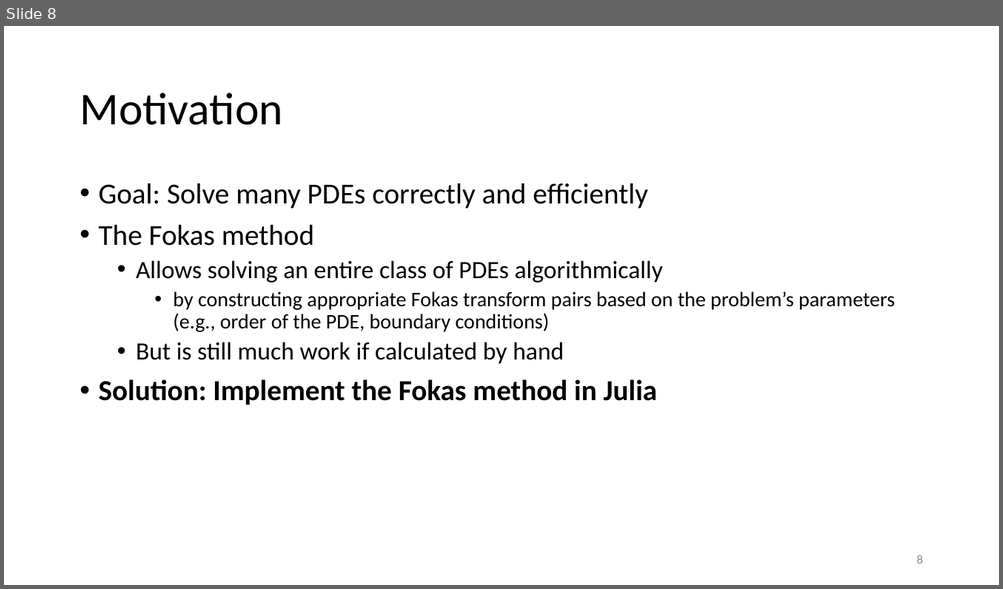
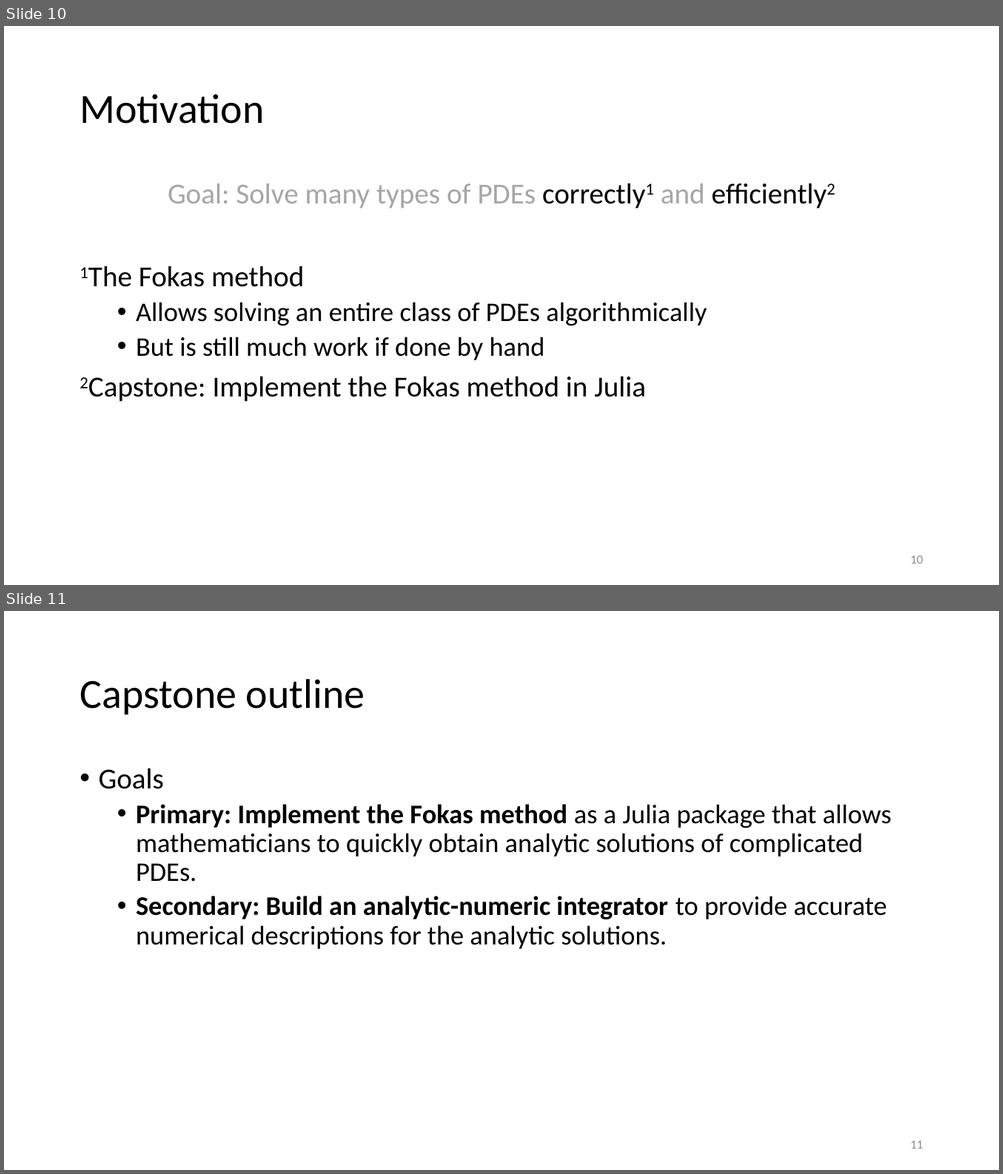
Before and after one commit to largecats/capstone-project, a slide deck: presentation/presentation.pptx. Shown one above the other, each under a label of ours: slide 8 before the commit, slides 10 and 11 after it. The pictures are 1003x589 and 1003x1174 pixels, drawn with LibreOffice and Linux fonts; fonts in the diff are those of the drawing. Boxes give left, top, right and bottom in pixels: in the first picture for what was removed or moved away, otherwise in the second. Text is boxed around its words. In the diff, an @@ line names an element or a change of style, - is before the commit and + after.

```diff
--- a/presentation/presentation.pptx
+++ b/presentation/presentation.pptx
@@ slide 11 added at box(4, 611, 999, 1170), background #FFFFFF @@
@@ title added at box(79, 679, 364, 715), 40 pt, text #000000 @@
+Capstone outline
@@ text added at box(99, 768, 891, 949), 26 pt, text #000000 @@
+• Goals
+  • Primary: Implement the Fokas method as a Julia package that allows mathematicians to quickly obtain analytic solutions of complicated PDEs.
+  • Secondary: Build an analytic-numeric integrator to provide accurate numerical descriptions for the analytic solutions.
@@ page number added at box(910, 1141, 922, 1149), 12 pt, text #8C8C8C @@
+11
@@ what was slide 8 is now slide 10 @@
@@ slide 10 changed as well @@
@@ title "Motivation" at box(79, 94, 264, 124): size 44 to 40 pt @@
@@ text at box(139, 184, 705, 287): text changed @@
-• Goal: Solve many PDEs correctly and efficiently
-• The Fokas method
+Goal: Solve many types of PDEs correctly1 and efficiently2
+1The Fokas method
@@ text at box(136, 302, 706, 326): size 24 to 26 pt in "Allows solving an entire class of PDEs ..." @@
@@ text at box(136, 337, 646, 402): text changed; size 20 to 28 pt @@
-    • by constructing appropriate Fokas transform pairs based on the problem’s parameters (e.g., order of the PDE, boundary conditions)
-  • But is still much work if calculated by hand
-• Solution: Implement the Fokas method in Julia
+  • But is still much work if done by hand
+2Capstone: Implement the Fokas method in Julia
@@ page number at box(910, 556, 922, 564): text changed @@
-8
+10
```
Also in this commit, not shown: 4 other slides changed, 4 other slides added.
